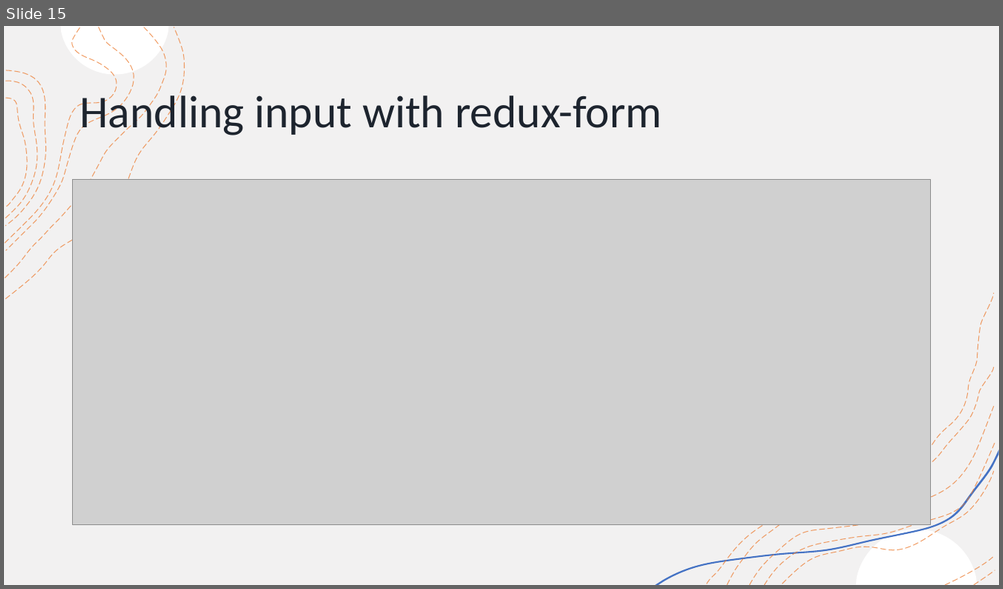
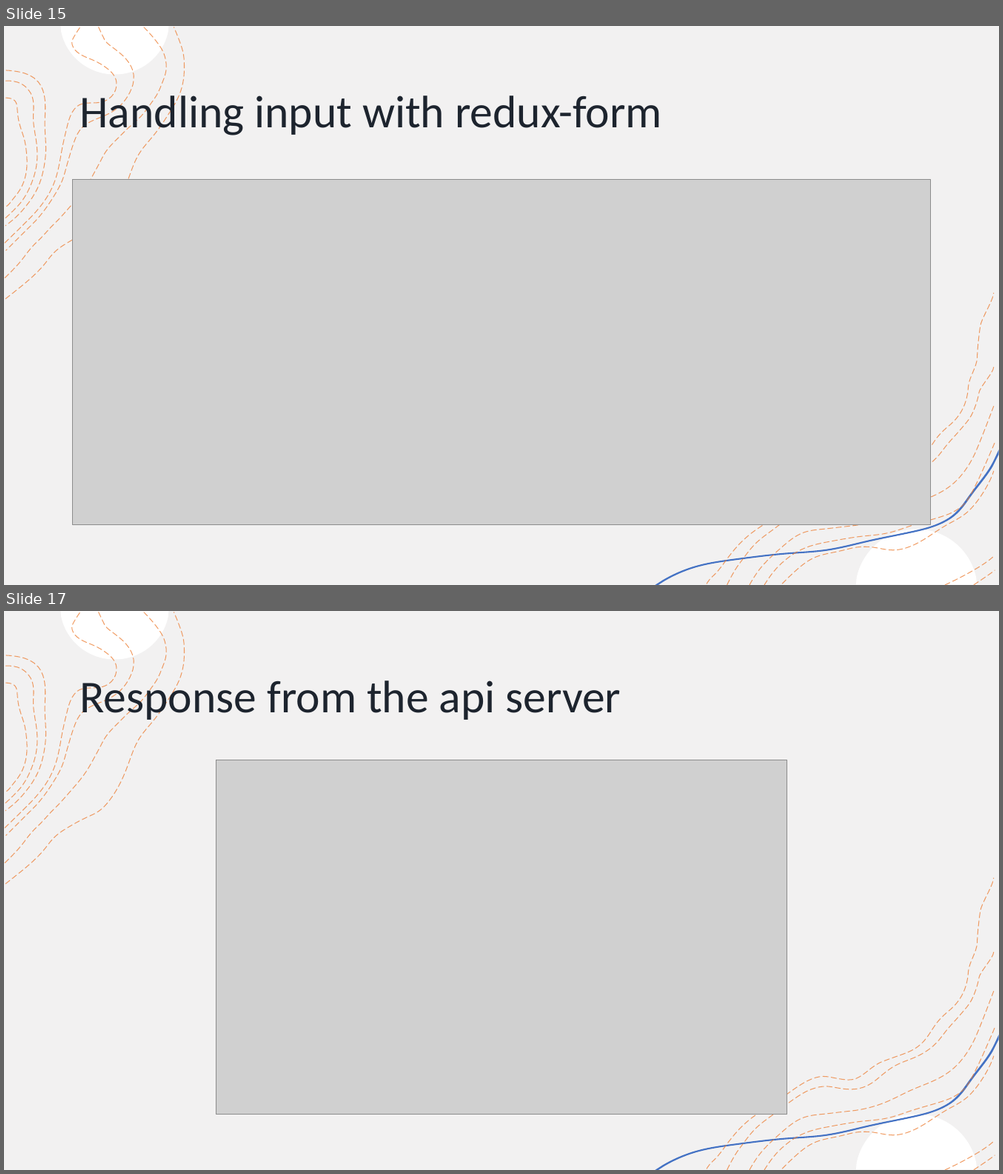
Before and after one commit to SudarshanSuryaprakash/ASM, a slide deck: ProjectPresentation.pptx. Shown one above the other, each under a label of ours: slide 15 before the commit, slides 15 and 17 after it; the slides between them are not shown. The pictures are 1003x589 and 1003x1174 pixels, drawn with LibreOffice and Linux fonts; fonts in the diff are those of the drawing; grey boxes stand for pictures. Boxes give left, top, right and bottom in pixels: in the first picture for what was removed or moved away, otherwise in the second. Text is boxed around its words. In the diff, an @@ line names an element or a change of style, - is before the commit and + after.

```diff
--- a/ProjectPresentation.pptx
+++ b/ProjectPresentation.pptx
@@ slide 17 added at (x1=4, y1=611, x2=999, y2=1170), background #FFFFFF; not listed: 18 template elements that a slide beside it also shows @@
@@ title added at (x1=79, y1=675, x2=620, y2=723), 44 pt, text #1D242E @@
+Response from the api server
@@ picture added at (x1=216, y1=760, x2=787, y2=1116) @@
```
Also in this commit, not shown: 1 slide changed, 8 other files.
